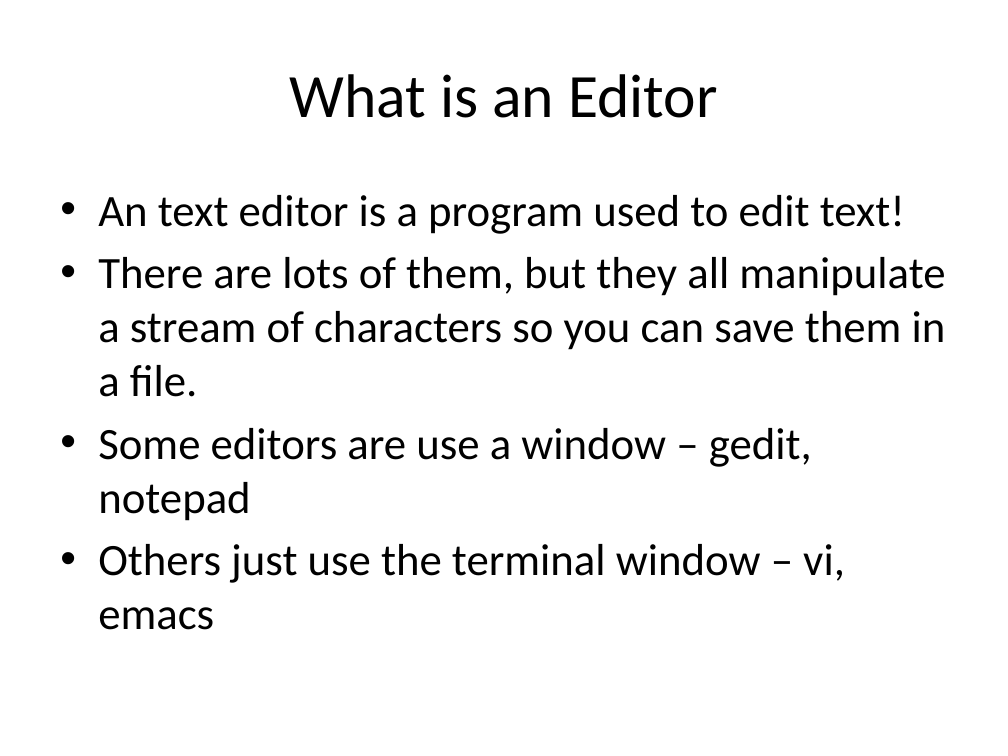
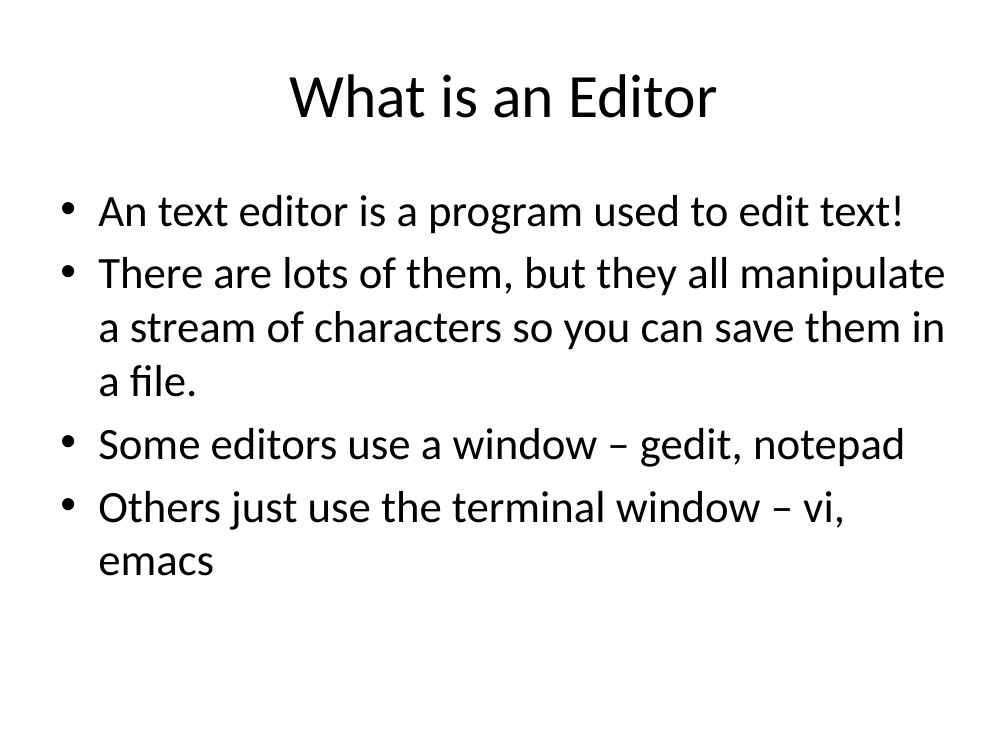
Before and after one commit to ncasuk/ncas-isc, a slide deck: slide 2 of shell/presentations/0_editors.pptx. Drawn at 1008x756 pixels with LibreOffice and Linux fonts; fonts in the diff are those of the drawing. Boxes give left, top, right and bottom in pixels: in the first picture for what was removed or moved away, otherwise in the second. Text is boxed around its words. In the diff, an @@ line names an element or a change of style, - is before the commit and + after.

```diff
--- a/shell/presentations/0_editors.pptx
+++ b/shell/presentations/0_editors.pptx
@@ text at [98,428,905,467]: text changed @@
-• Some editors are use a window – gedit, notepad
+• Some editors use a window – gedit, notepad
```
Also in this commit, not shown: 3 other files.
